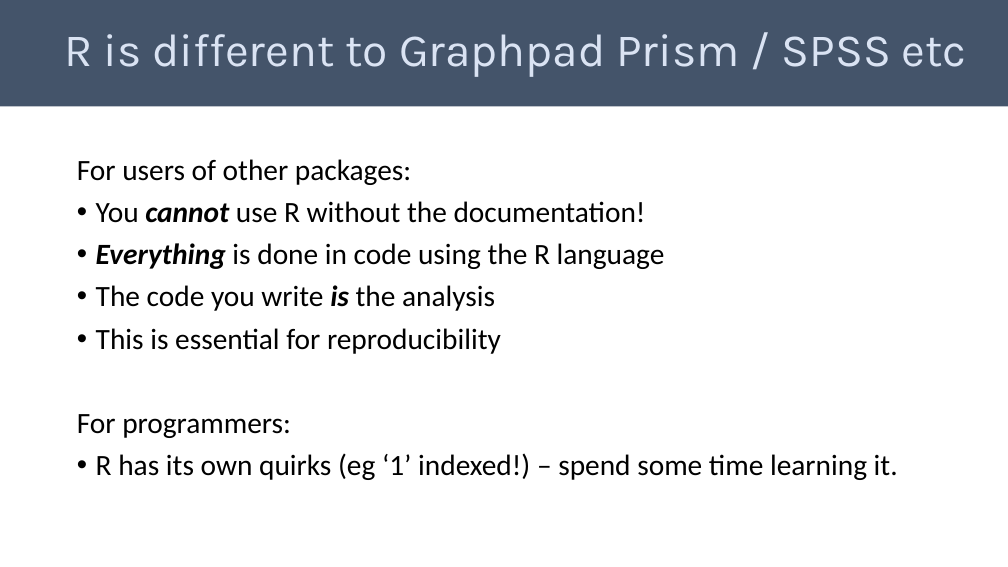
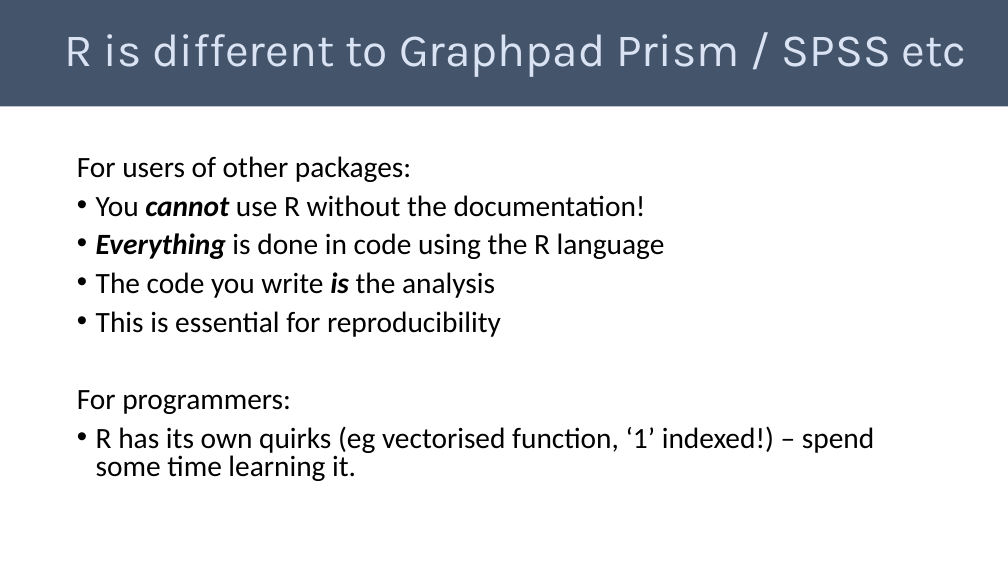
Before and after one commit to telatin/R_for_Statistics, a slide deck: slide 7 of docs/day1.pptx. Drawn at 1008x567 pixels with LibreOffice and Linux fonts; fonts in the diff are those of the drawing. Boxes give left, top, right and bottom in pixels: in the first picture for what was removed or moved away, otherwise in the second. Text is boxed around its words. In the diff, an @@ line names an element or a change of style, - is before the commit and + after.

```diff
--- a/docs/day1.pptx
+++ b/docs/day1.pptx
@@ text at [77,156,665,414]: line spacing 0.9 to 0.8 @@
@@ text at [96,426,874,481]: text changed @@
-• R has its own quirks (eg ‘1’ indexed!) – spend some time learning it.
+• R has its own quirks (eg vectorised function, ‘1’ indexed!) – spend some time learning it.
```
Also in this commit, not shown: 9 other slides changed, 1 slide added, 1 other file.
